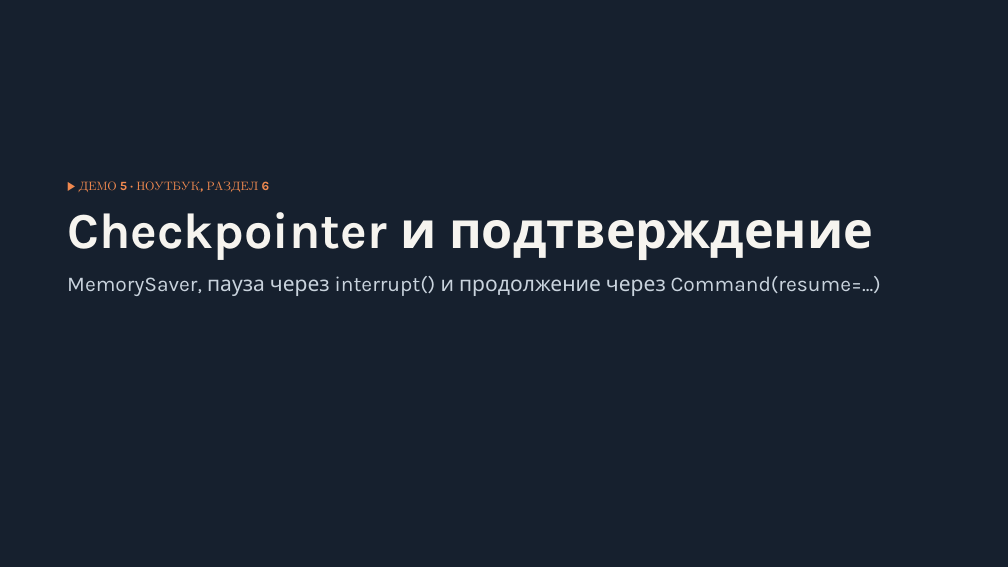
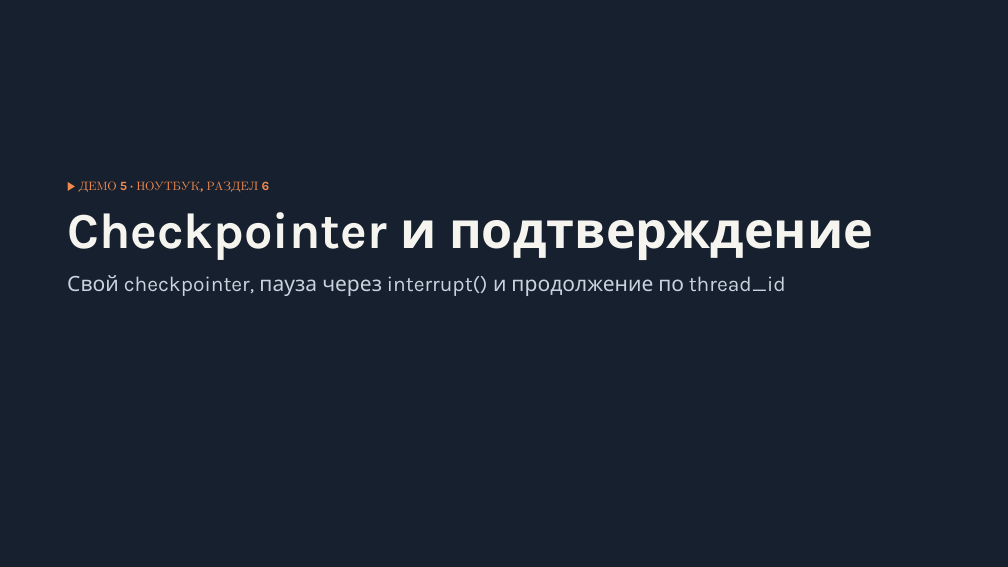
Before and after one commit to chernyatiev/llm_apps_course, a slide deck: slide 20 of lesson_4/Управление потоком исполнения LLM приложения.pptx. Drawn at 1008x567 pixels with LibreOffice and Linux fonts; fonts in the diff are those of the drawing. Boxes give left, top, right and bottom in pixels: in the first picture for what was removed or moved away, otherwise in the second. Text is boxed around its words. In the diff, an @@ line names an element or a change of style, - is before the commit and + after.

```diff
--- a/lesson_4/Управление потоком исполнения LLM приложения.pptx
+++ b/lesson_4/Управление потоком исполнения LLM приложения.pptx
@@ text at (67,275,786,296): text changed @@
-MemorySaver, пауза через interrupt() и продолжение через Command(resume=...)
+Свой checkpointer, пауза через interrupt() и продолжение по thread_id
```
Also in this commit, not shown: 3 other slides changed, 3 other files.
